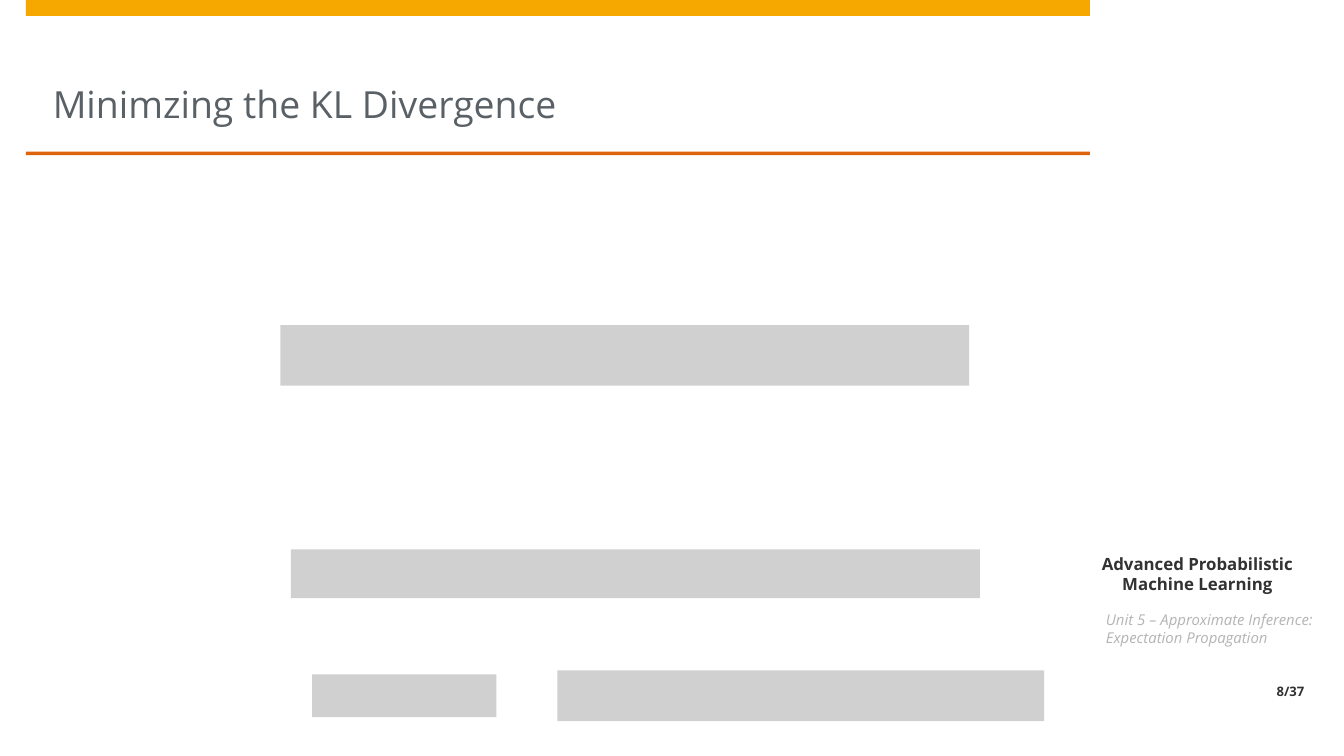
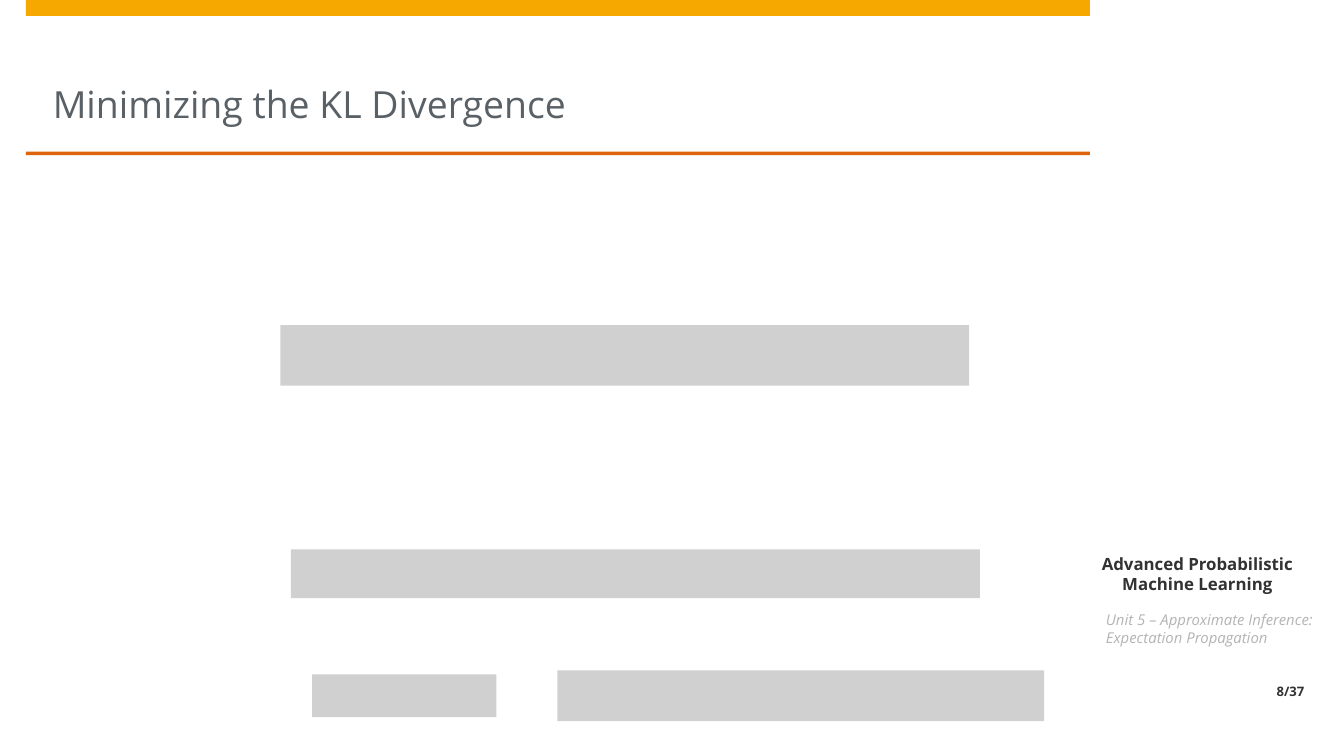
Before and after one commit to treyfel/pml-wise2025, a slide deck: slide 8 of unit5/Unit5 - Approximate Inference (Expectation Propagation).pptx. Drawn at 1344x756 pixels with LibreOffice and Linux fonts; fonts in the diff are those of the drawing; grey boxes stand for pictures; background and template pictures are left out. Boxes give left, top, right and bottom in pixels: in the first picture for what was removed or moved away, otherwise in the second. Text is boxed around its words. In the diff, an @@ line names an element or a change of style, - is before the commit and + after.

```diff
--- a/unit5/Unit5 - Approximate Inference (Expectation Propagation).pptx
+++ b/unit5/Unit5 - Approximate Inference (Expectation Propagation).pptx
@@ title at [53,89,565,127]: text changed @@
-Minimzing the KL Divergence
+Minimizing the KL Divergence
```
Also in this commit, not shown: 1 other slide changed, 1 other file.
